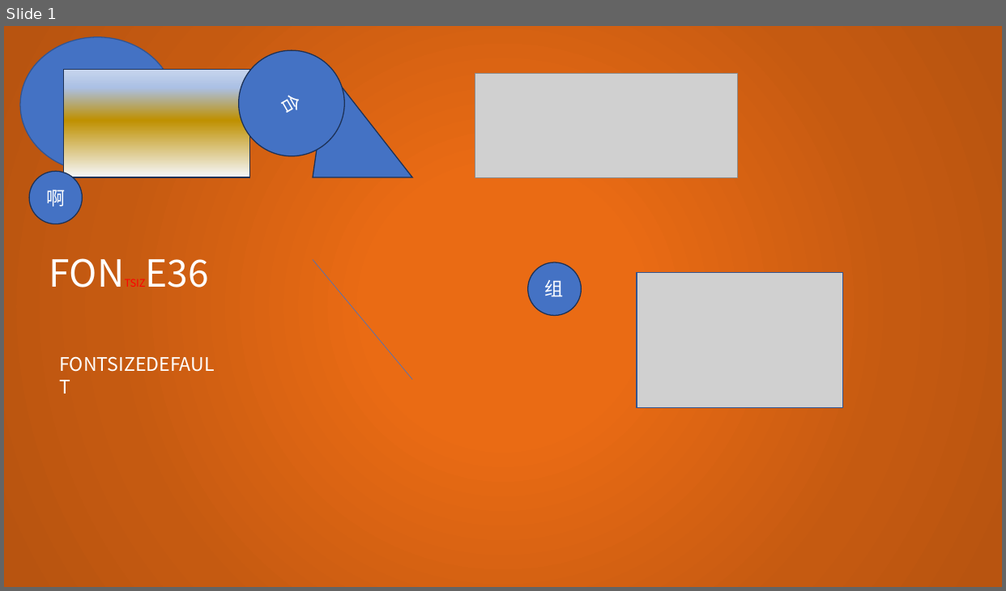
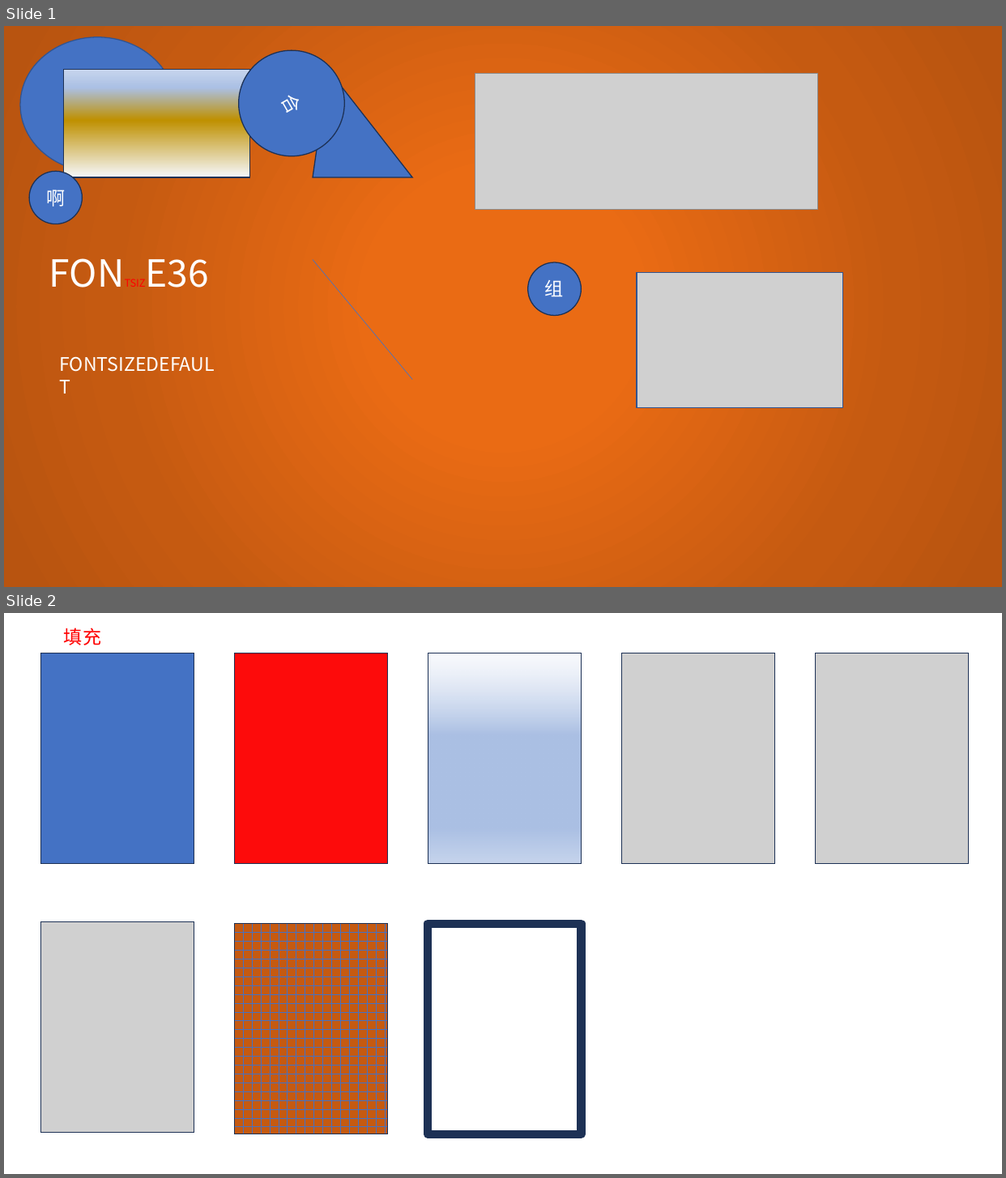
Before and after one commit to Howlcn1997/ooxml-parser, a slide deck: assets/ppt/simple.pptx. Shown one above the other, each under a label of ours: slide 1 before the commit, slides 1 and 2 after it. The pictures are 1006x591 and 1006x1178 pixels, drawn with LibreOffice and Linux fonts; fonts in the diff are those of the drawing; grey boxes stand for pictures. Boxes give left, top, right and bottom in pixels: in the first picture for what was removed or moved away, otherwise in the second. Text is boxed around its words. In the diff, an @@ line names an element or a change of style, - is before the commit and + after.

```diff
--- a/assets/ppt/simple.pptx
+++ b/assets/ppt/simple.pptx
@@ slide 2 added at (4, 613, 1002, 1174), background #FFFFFF @@
@@ text added at (64, 628, 101, 645), 18 pt, text #FF0000 @@
+填充
@@ rectangle added at (40, 653, 194, 863), fill #4472C4, outline #1E3256 1 pt @@
@@ rectangle added at (235, 653, 388, 863), fill #FD0B0B, outline #1E3256 1 pt @@
@@ rectangle added at (428, 653, 582, 863), fill gradient #F6F8FC to #ABC0E4 to #C7D5ED, outline #1E3256 1 pt @@
@@ picture added at (621, 653, 775, 863) @@
@@ picture added at (816, 653, 969, 863) @@
@@ picture added at (40, 922, 194, 1132) @@
@@ rectangle added at (235, 924, 388, 1134), fill pattern #4472C4 on #C55A11, outline #1E3256 1 pt @@
@@ rectangle added at (428, 924, 582, 1134), fill #FFFFFF, outline #1E3256 8 pt @@
@@ slide 1 changed as well @@
@@ picture: place and size @@
-picture at (475, 74, 738, 178)
+picture at (475, 74, 818, 209)
```
Also in this commit, not shown: 1 other slide added, 2 slides removed, 14 other files.
